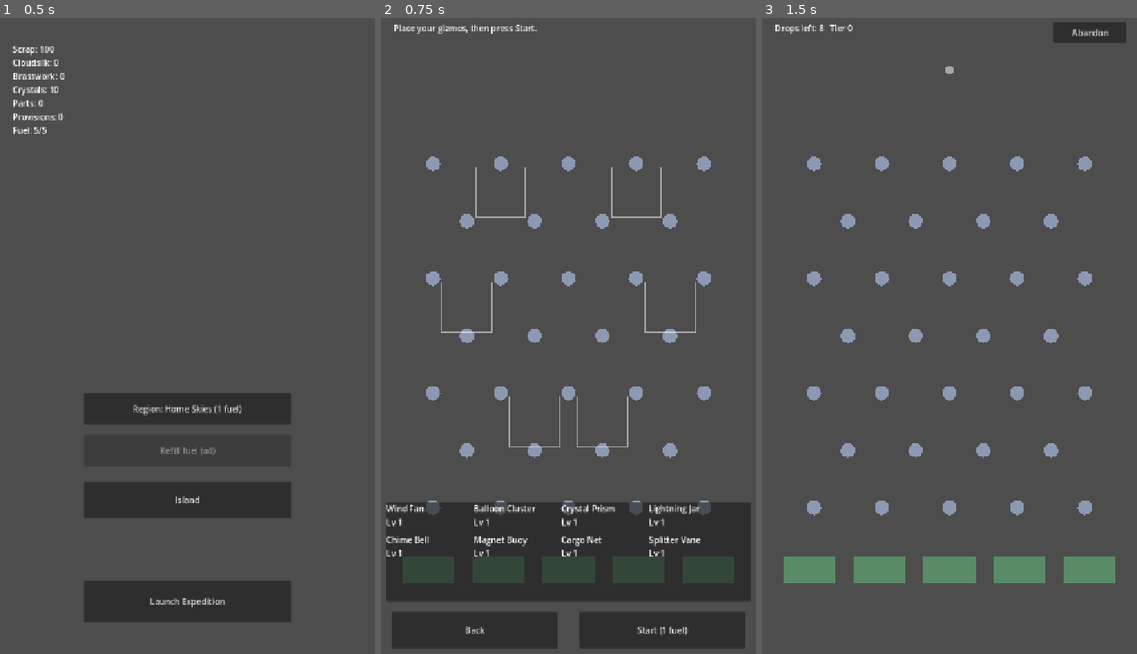
Above: before the commit, frames 1-3 (left to right).
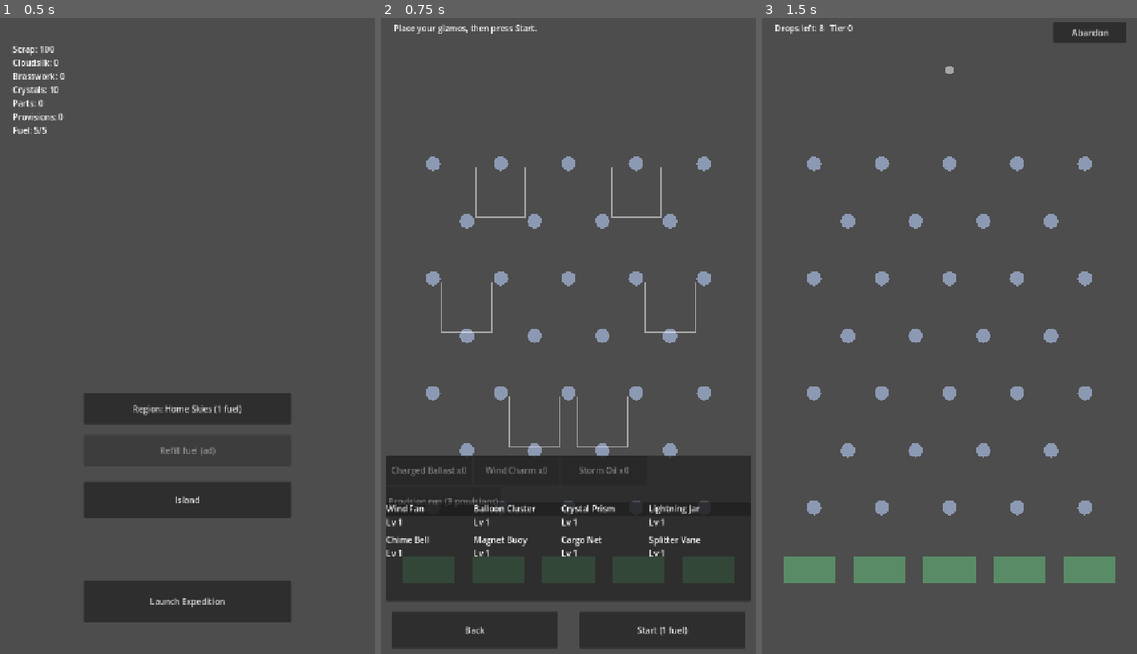
Above: after the commit, the same moments.

Repository: Graydyn/windfall-isle
Game: Godot game, scene res://game/main.tscn
Two runs of this game, one before a commit and one after it. Both use one fixed random seed, a clock stepped at 60 frames per second and the inputs below.
Inputs:
- Up to frame 1 (0.5 s): no input
- Up to frame 2 (0.75 s): click "Launch Expedition" at 0.5 s
- Up to frame 3 (1.5 s): click "Start (1 fuel)" at 1.25 s

Frame 1 is identical in both runs. In frame 2, 7.1% of the frame differs, in the area x 1-99%, y 68-79%; in frame 3, nothing differs.

Commit message:
feat: setup-phase kit panel spends consumables and provisions
Co-Authored-By: Claude Fable 5 <noreply@anthropic.com>

Diff:
--- a/game/run/salvage_run.gd
+++ b/game/run/salvage_run.gd
@@ -23,6 +23,9 @@
 var _region_id := ""
 var _survivor_id := ""
 var _survivor_from_left := true
+var _kit_elected: Dictionary = {}
+var _provision_mult := 1.0
+var _free_rerolls := 0
 
 @onready var board: Skyfield = $Skyfield
 @onready var controller: DropController = $DropController
@@ -60,6 +63,7 @@
 	$UI/SetupUI/SetupRefreshTimer.timeout.connect(_setup_tick)
 	_setup_tick()
 	_build_setup_ui(region)
+	_build_kit_panel()
 	_refresh_hud()
 
 
@@ -168,6 +172,7 @@
 	if not FuelModel.spend(GameState.data["fuel"], cost, TimeUtil.now()):
 		$UI/SetupUI/SetupStatus.text = "Not enough fuel."
 		return
+	_consume_kit()
 	GameState.save_game()
 	var gizmos_state: Dictionary = GameState.data["gizmos"]
 	board.install_gizmos(
@@ -196,6 +201,77 @@
 	var cost := RegionModel.fuel_cost(RegionModel.entry(DataDefs.run, _region_id), GameState.data["island"])
 	$UI/SetupUI/StartButton.text = "Start (%d fuel)" % cost
 	$UI/SetupUI/StartButton.disabled = FuelModel.current(GameState.data["fuel"], TimeUtil.now()) < cost
+	_refresh_kit_panel()
+
+
+func _build_kit_panel() -> void:
+	var kit: Dictionary = DataDefs.run.get("kit", {})
+	var flow: HFlowContainer = $UI/SetupUI/KitPanel/KitFlow
+	for kit_id in ["ballast", "wind_charm", "storm_oil", "provision"]:
+		if not kit.has(kit_id):
+			continue
+		var chip := Button.new()
+		chip.toggle_mode = true
+		chip.name = "Kit_" + kit_id
+		chip.custom_minimum_size = Vector2(164.0, 56.0)
+		chip.toggled.connect(_on_kit_toggled.bind(kit_id))
+		flow.add_child(chip)
+	_refresh_kit_panel()
+
+
+func _on_kit_toggled(pressed: bool, kit_id: String) -> void:
+	if _phase != Phase.SETUP:
+		return
+	_kit_elected[kit_id] = pressed
+	_refresh_kit_panel()
+
+
+func _refresh_kit_panel() -> void:
+	var kit: Dictionary = DataDefs.run.get("kit", {})
+	for chip_node in $UI/SetupUI/KitPanel/KitFlow.get_children():
+		var chip := chip_node as Button
+		var kit_id := String(chip.name).trim_prefix("Kit_")
+		var entry: Dictionary = kit.get(kit_id, {})
+		var display := String(entry.get("name", kit_id))
+		var affordable: bool
+		if kit_id == "provision":
+			var cost := int(entry.get("cost", 3))
+			chip.text = "%s (%d provisions)" % [display, cost]
+			affordable = Economy.balance("provisions") >= cost
+		else:
+			chip.text = "%s x%d" % [display, Economy.balance(kit_id)]
+			affordable = Economy.balance(kit_id) >= 1
+		chip.disabled = not affordable
+		if not affordable and chip.button_pressed:
+			chip.set_pressed_no_signal(false)
+			_kit_elected[kit_id] = false
+
+
+func _consume_kit() -> void:
+	# Run-kit spec section 5: elections are paid only after the fuel spend
+	# succeeds; an unaffordable election is silently dropped, never blocking.
+	var kit: Dictionary = DataDefs.run.get("kit", {})
+	for kit_id in _kit_elected:
+		if not bool(_kit_elected[kit_id]):
+			continue
+		var entry: Dictionary = kit.get(String(kit_id), {})
+		if String(kit_id) == "provision":
+			if Economy.pay({"provisions": int(entry.get("cost", 3))}):
+				_provision_mult = float(entry.get("payout_multiplier", 1.15))
+		elif Economy.pay({String(kit_id): 1}):
+			_apply_consumable(String(kit_id), entry)
+
+
+func _apply_consumable(kit_id: String, entry: Dictionary) -> void:
+	if kit_id == "ballast":
+		model.add_drops(int(entry.get("drops_bonus", 2)))
+	elif kit_id == "wind_charm":
+		_free_rerolls += int(entry.get("free_rerolls", 1))
+	elif kit_id == "storm_oil":
+		# Featherfall pattern: duplicate before bumping; the shared defs are
+		# never mutated.
+		pod_defs = pod_defs.duplicate()
+		pod_defs["bounce"] = minf(1.0, float(pod_defs.get("bounce", 0.55)) + float(entry.get("bounce_bonus", 0.15)))
 
 
 func _maybe_schedule_survivor() -> void:
@@ -322,7 +398,7 @@
 	# Central payout resolution: the run's quota-tier multiplier and the
 	# pod-carried multipliers (Crystal Prism, Splitter Vane) apply here so
 	# every catch path (barge, sea, watchdog) gets identical treatment.
-	var mult := model.payout_multiplier() * _island_mult
+	var mult := model.payout_multiplier() * _island_mult * _provision_mult
 	if is_instance_valid(pod) and pod.has_meta("value_mult"):
 		mult *= float(pod.get_meta("value_mult"))
 	if is_equal_approx(mult, 1.0):
@@ -443,7 +519,8 @@
 			button.visible = true
 		else:
 			button.visible = false
-	$UI/BoonOffer/VBox/RerollButton.visible = Ads.service.is_available(AdService.Placement.BOON_REROLL) \
+	$UI/BoonOffer/VBox/RerollButton.text = "Reroll (free)" if _free_rerolls > 0 else "Reroll (ad)"
+	$UI/BoonOffer/VBox/RerollButton.visible = (_free_rerolls > 0 or Ads.service.is_available(AdService.Placement.BOON_REROLL)) \
 		and not _offer_rerolled
 
 
@@ -485,7 +562,15 @@
 
 
 func _on_reroll_pressed() -> void:
-	if _offer_rerolled or not Ads.service.is_available(AdService.Placement.BOON_REROLL):
+	if _offer_rerolled:
+		return
+	if _free_rerolls > 0:
+		# Wind Charm (run-kit spec section 5): the free reroll consumes no ad
+		# and is used before any ad request; still at most one per offer.
+		_free_rerolls -= 1
+		_grant_reroll()
+		return
+	if not Ads.service.is_available(AdService.Placement.BOON_REROLL):
 		return
 	Ads.service.request_reward(AdService.Placement.BOON_REROLL, _grant_reroll)
 
--- a/game/run/salvage_run.tscn
+++ b/game/run/salvage_run.tscn
@@ -81,6 +81,14 @@
 anchor_bottom = 1.0
 mouse_filter = 2
 
+[node name="KitPanel" type="PanelContainer" parent="UI/SetupUI"]
+offset_left = 10.0
+offset_top = 840.0
+offset_right = 710.0
+offset_bottom = 920.0
+
+[node name="KitFlow" type="HFlowContainer" parent="UI/SetupUI/KitPanel"]
+
 [node name="TrayPanel" type="PanelContainer" parent="UI/SetupUI"]
 offset_left = 10.0
 offset_top = 930.0
--- a/tests/test_run_setup.gd
+++ b/tests/test_run_setup.gd
@@ -171,3 +171,88 @@
 	var second = add_child_autofree(RunScene.instantiate())
 	var target := second.get_node("UI/SetupUI/SlotTargets").get_child(3) as SlotTarget
 	assert_eq(target.get_child_count(), 1, "setup opens pre-filled with the region's last placement")
+
+func grant_kit(counts: Dictionary) -> void:
+	for currency in counts:
+		GameState.data["currencies"][currency] = counts[currency]
+	scene._refresh_kit_panel()
+
+
+func kit_chip(kit_id: String) -> Button:
+	return scene.get_node("UI/SetupUI/KitPanel/KitFlow/Kit_" + kit_id) as Button
+
+
+func test_kit_panel_builds_four_chips() -> void:
+	assert_eq(scene.get_node("UI/SetupUI/KitPanel/KitFlow").get_child_count(), 4)
+	assert_true(kit_chip("ballast").disabled, "zero count disables the chip")
+	assert_true(kit_chip("provision").disabled, "zero provisions disables provisioning")
+
+func test_chip_counts_show_and_enable() -> void:
+	grant_kit({"ballast": 2, "provisions": 5})
+	assert_false(kit_chip("ballast").disabled)
+	assert_string_contains(kit_chip("ballast").text, "x2")
+	assert_false(kit_chip("provision").disabled)
+
+func test_start_consumes_elected_kit_exactly_once() -> void:
+	grant_kit({"ballast": 2, "provisions": 5})
+	scene._on_kit_toggled(true, "ballast")
+	scene._on_kit_toggled(true, "provision")
+	var base_drops: int = scene.model.drops_remaining()
+	scene._on_start_pressed()
+	assert_eq(Economy.balance("ballast"), 1, "one ballast consumed")
+	assert_eq(Economy.balance("provisions"), 2, "three provisions consumed")
+	assert_eq(scene.model.drops_remaining(), base_drops + 2, "the ballast landed")
+	assert_almost_eq(scene._provision_mult, 1.15, 0.001)
+
+func test_failed_start_consumes_nothing() -> void:
+	grant_kit({"ballast": 1})
+	scene._on_kit_toggled(true, "ballast")
+	GameState.data["fuel"]["amount"] = 0
+	GameState.data["fuel"]["updated_at"] = TimeUtil.now()
+	scene._on_start_pressed()
+	assert_eq(Economy.balance("ballast"), 1, "no fuel, no kit spend")
+
+func test_unaffordable_election_is_silently_dropped() -> void:
+	grant_kit({"ballast": 1})
+	scene._on_kit_toggled(true, "ballast")
+	GameState.data["currencies"]["ballast"] = 0
+	var base_drops: int = scene.model.drops_remaining()
+	scene._on_start_pressed()
+	assert_eq(scene._phase, scene.Phase.RUNNING, "the run proceeds")
+	assert_eq(scene.model.drops_remaining(), base_drops, "the dropped election has no effect")
+
+func test_provision_multiplies_payouts() -> void:
+	grant_kit({"provisions": 5})
+	scene._on_kit_toggled(true, "provision")
+	scene._on_start_pressed()
+	assert_eq(scene._compute_payout(null, {"scrap": 20}), {"scrap": 23}, "20 x 1.15 rounds to 23")
+
+func test_storm_oil_bumps_pod_bounce_without_touching_shared_defs() -> void:
+	grant_kit({"storm_oil": 1})
+	scene._on_kit_toggled(true, "storm_oil")
+	var shared_before := float((DataDefs.run["pod"] as Dictionary).get("bounce", 0.55))
+	scene._on_start_pressed()
+	assert_almost_eq(float(scene.pod_defs["bounce"]), shared_before + 0.15, 0.001)
+	assert_almost_eq(float((DataDefs.run["pod"] as Dictionary).get("bounce", 0.55)), shared_before, 0.001,
+		"the shared defs are never mutated (Featherfall pattern)")
+
+func test_wind_charm_grants_a_free_reroll_before_the_ad_path() -> void:
+	grant_kit({"wind_charm": 1})
+	scene._on_kit_toggled(true, "wind_charm")
+	scene._on_start_pressed()
+	assert_eq(scene._free_rerolls, 1)
+	scene._rng.seed = 42
+	scene._on_tier_reached(1)
+	var before: Array = (scene._current_offer as Array).duplicate()
+	scene._on_reroll_pressed()
+	assert_eq(scene._free_rerolls, 0, "the charm was spent")
+	for id in scene._current_offer:
+		assert_false(before.has(id), "the free reroll redraws disjointly")
+	scene._on_reroll_pressed()
+	assert_eq(scene._current_offer, scene._current_offer, "still once per offer")
+
+func test_elections_reset_on_a_fresh_scene() -> void:
+	grant_kit({"ballast": 1})
+	scene._on_kit_toggled(true, "ballast")
+	var second = add_child_autofree(RunScene.instantiate())
+	assert_eq((second._kit_elected as Dictionary).size(), 0, "elections never persist")
